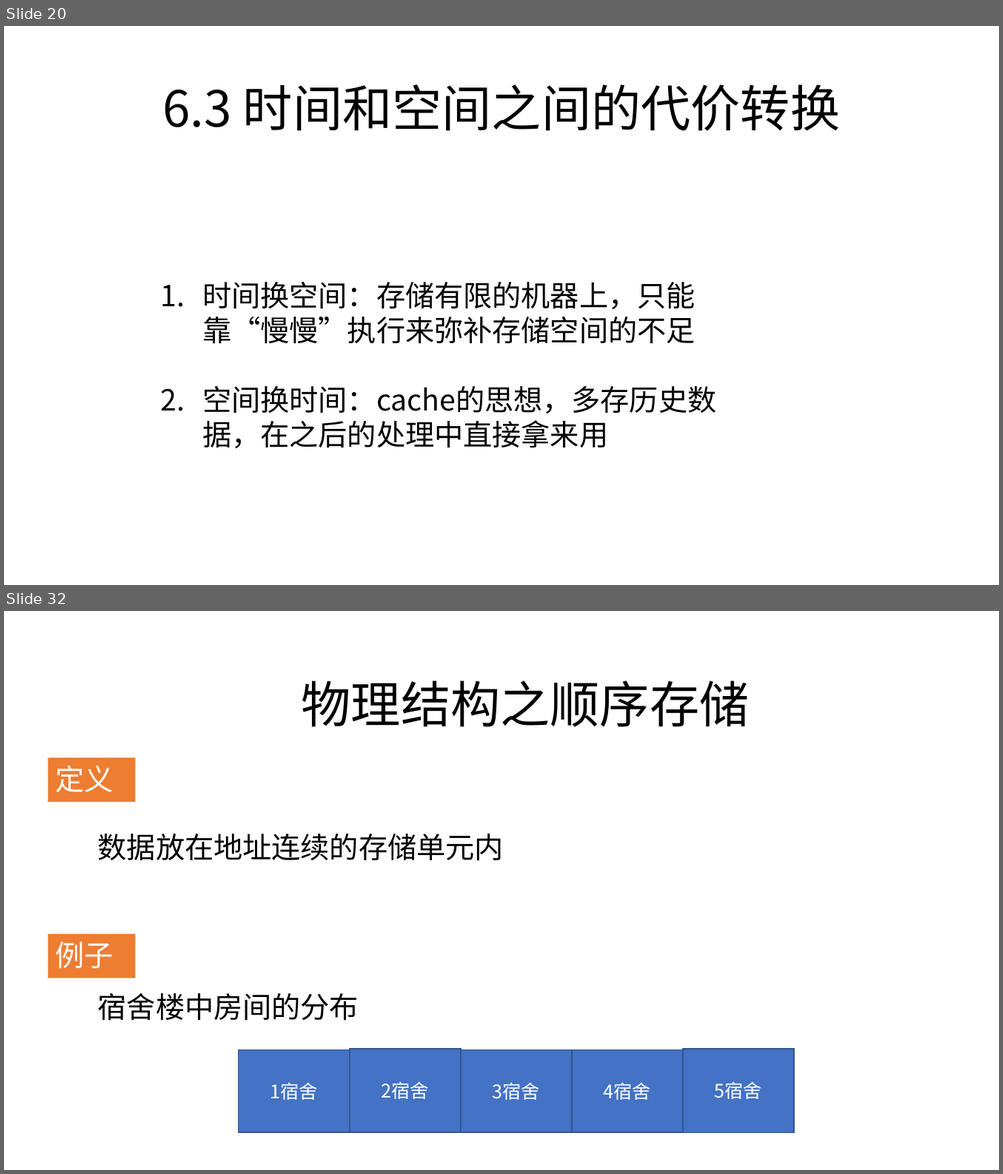
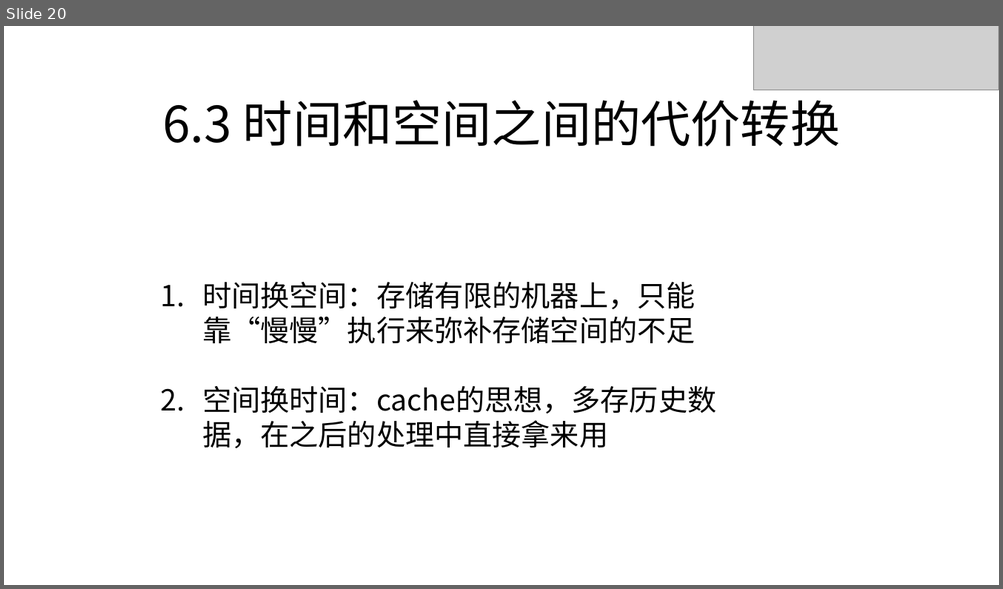
Before and after one commit to zjyesir/hmc_data_structure, a slide deck: 1.2算法.pptx. Shown one above the other, each under a label of ours: slides 20 and 32 before the commit, slide 20 after it; the slides between them are not shown. The pictures are 1003x1174 and 1003x589 pixels, drawn with LibreOffice and Linux fonts; fonts in the diff are those of the drawing; grey boxes stand for pictures; background and template pictures are left out. Boxes give left, top, right and bottom in pixels: in the first picture for what was removed or moved away, otherwise in the second. Text is boxed around its words. In the diff, an @@ line names an element or a change of style, - is before the commit and + after.

```diff
--- a/1.2算法.pptx
+++ b/1.2算法.pptx
@@ slide 32 removed at box(4, 611, 999, 1170), background picture (left out) @@
@@ text removed at box(301, 681, 749, 727) @@
-物理结构之顺序存储
@@ rectangle removed at box(48, 758, 135, 802) @@
-定义
@@ text removed at box(98, 834, 504, 861) @@
-数据放在地址连续的存储单元内
@@ rectangle removed at box(48, 934, 135, 978) @@
-例子
@@ text removed at box(98, 994, 358, 1021) @@
-宿舍楼中房间的分布
@@ rectangle removed at box(239, 1051, 350, 1133) @@
-1宿舍
@@ rectangle removed at box(350, 1049, 461, 1133) @@
-2宿舍
@@ rectangle removed at box(461, 1051, 572, 1133) @@
-3宿舍
@@ rectangle removed at box(572, 1051, 683, 1133) @@
-4宿舍
@@ rectangle removed at box(683, 1049, 794, 1133) @@
-5宿舍
@@ slide 20 changed as well @@
@@ picture added at box(754, 26, 999, 90) @@
@@ text "6.3 时间和空间之间的代价转换": place and size @@
-text "6.3 时间和空间之间的代价转换" at box(163, 84, 839, 131)
+text "6.3 时间和空间之间的代价转换" at box(163, 100, 839, 147)
```
Also in this commit, not shown: 19 other slides changed, 13 other slides removed, 4 other files.
